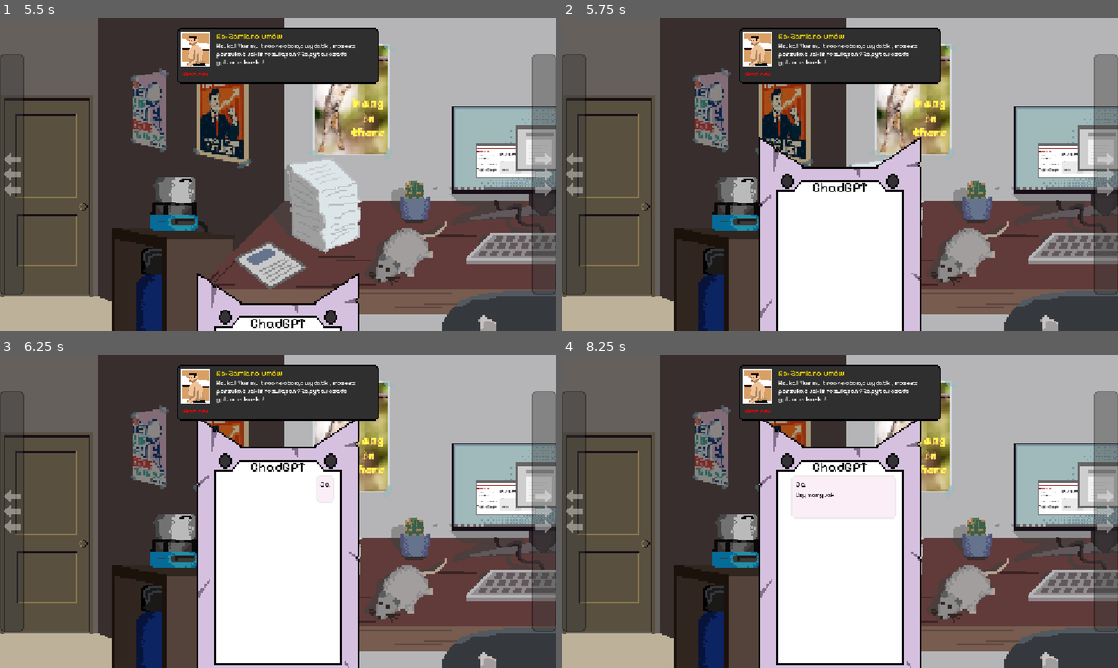
Above: before the commit, frames 1-4 (two rows, left to right).
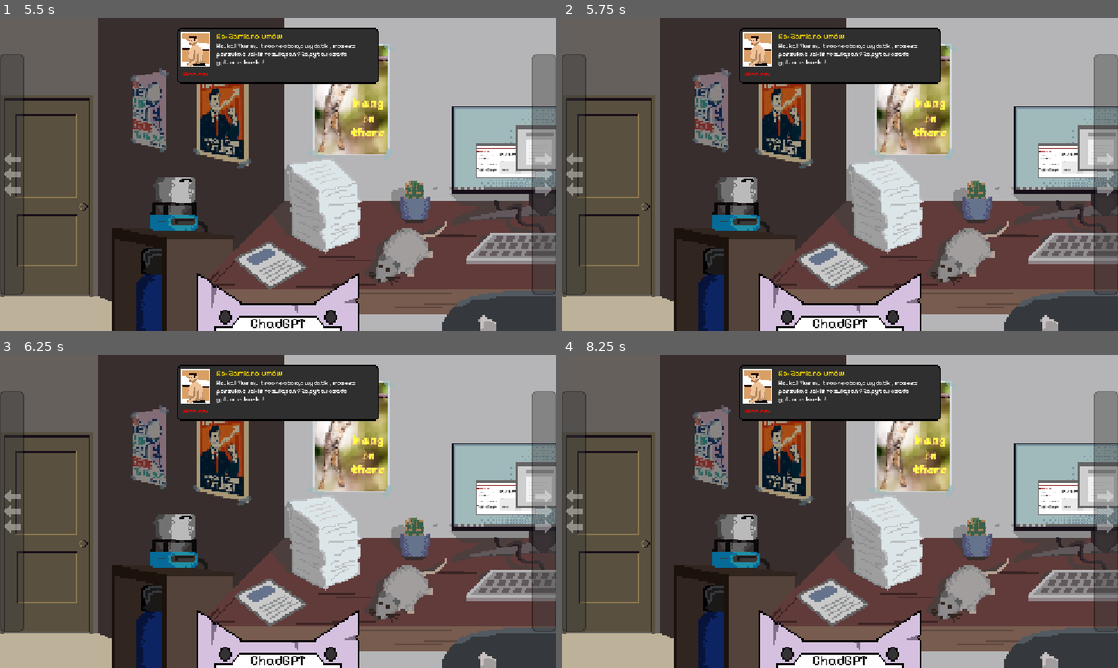
Above: after the commit, the same moments.

Repository: forklovee/SteelworksGameJam5
Game: Godot game, scene res://main.tscn
The game is run twice, just before and just after one commit, with the same random seed, the same clock (stepped at 60 frames per second) and the same inputs. The engine's default icon, where the game draws it, is replaced by a stand-in: a white triangle on a blue panel in a dark square.
Inputs (mouse positions are in pixels of both pictures, inside the frame that each line leads up to):
- Up to frame 1 (5.5 s): click "Zaczynajmy" at 0.5 s; tap Enter at 1.25, 2.75 s; move the mouse to (383, 149) at 1.27 s; hold D 1.28-2.03 s; click (383, 149) at 1.35 s; tap Space at 2, 5 s; move the mouse to (166, 205) at 2.02 s; hold A 2.03-2.78 s; tap 1 at 2.1, 5.1 s; click (166, 205) at 2.17 s; move the mouse to (16, 205) at 2.77 s; hold 2 2.78-3.53 s; hold D 2.78-4.28 s; click (16, 205) at 2.92 s; move the mouse to (44, 196) at 3.52 s; tap 5 at 3.6 s; click (44, 196) at 3.67 s; move the mouse to (444, 221) at 4.27 s; hold A from 4.28 s (still down); click (444, 221) at 4.35 s; move the mouse to (111, 127) at 5.02 s; click (111, 127) at 5.17 s
- Up to frame 2 (5.75 s): keep holding A
- Up to frame 3 (6.25 s): keep holding A; move the mouse to (305, 511) at 5.77 s; hold 2 from 5.78 s (still down); click (305, 511) at 5.92 s
- Up to frame 4 (8.25 s): tap Enter at 6.5 s; move the mouse to (756, 433) at 6.52 s; release A at 6.53 s; release 2 at 6.53 s; hold D from 6.53 s (still down); tap 5 at 6.6 s; click (756, 433) at 6.67 s; tap Space at 7.25 s; move the mouse to (962, 495) at 7.27 s; click (962, 495) at 7.35 s; move the mouse to (728, 527) at 8.02 s; tap 1 at 8.1 s; click (728, 527) at 8.17 s

Frame 1 is identical in both runs. In frame 2, 14% of the frame differs, in the area x 35-65%, y 38-100%; in frame 3, 20%, in the area x 35-65%, y 21-100%; in frame 4, 20%.

Commit message:
Music

Diff:
--- a/Jakub/bg_music.tscn
+++ b/Jakub/bg_music.tscn
@@ -41,8 +41,7 @@
 
 [node name="BGMusic" type="AudioStreamPlayer" unique_id=307622772]
 stream = SubResource("AudioStreamInteractive_dxoup")
-volume_db = -7.0
-bus = &"Music"
+volume_db = -20.0
 script = ExtResource("6_0cgv1")
 debug = true
 
--- a/Objects/quest_item.gd
+++ b/Objects/quest_item.gd
@@ -23,21 +23,27 @@
 				"Stonks":
 					game = stonks.instantiate()
 					game.finished.connect(minigame_done.bind(ResourceLoader.load("res://Quests/bank.tres")))
+					BgMusic.stocks()
 				"Gotowanie":
 					game = gotowanie.instantiate()
 					game.finish.connect(outro)
+					BgMusic.cooking()
 				"Umowy":
 					game = umowy.instantiate()
 					game.finished.connect(minigame_done.bind(ResourceLoader.load("res://Quests/stonks.tres")))
+					BgMusic.papers()
 				"Bank":
 					game = bank.instantiate()
 					game.finished.connect(minigame_done.bind(ResourceLoader.load("res://Quests/gotowanie.tres")))
+					BgMusic.bank()
+
 
 			var minigame_container := get_tree().current_scene.get_node("MinigameContainer")
 			minigame_container.add_child(game)
 			minigame_container.show()
 
 func minigame_done(game: MiniGame, next_quest: Quest) -> void:
+	BgMusic.office()
 	var minigame_container := get_tree().current_scene.get_node("MinigameContainer")
 	minigame_container.hide()
 	$"../../UI".show()
--- a/Quests/new_quest.gd
+++ b/Quests/new_quest.gd
@@ -15,7 +15,7 @@
 	quest = quest_resource
 	tablet.hover_disabled = true
 	toast.show_boss_message("Re: " + quest.boss_title, quest.boss_message)
-	await get_tree().create_timer(2.0).timeout
+	await get_tree().create_timer(5.0).timeout
 
 	tablet.show_tablet()
 	await get_tree().create_timer(0.5).timeout
@@ -23,7 +23,7 @@
 	await get_tree().create_timer(2.0 + 2.0 * quest.player_message.length() * 0.01).timeout
 
 	tablet.gpt_message(quest.gpt_message, quest.gpt_delay)
-	await get_tree().create_timer(1.0 + 2.0 * quest.gpt_message.length() * 0.005 + quest.gpt_delay).timeout
+	await get_tree().create_timer(1.0 + 2.0 * quest.gpt_message.length() * 0.01 + quest.gpt_delay).timeout
 
 	toast.hide_boss_message()
 	tablet.hide_tablet()
--- a/Quests/stonks.tres
+++ b/Quests/stonks.tres
@@ -8,7 +8,7 @@
 boss_title = "Manipulacja giełdą"
 boss_message = "Hejo! Mam malutki problemos! Moje akcje spadają! Akcje Bibify spadają! W przeciwieństwie do mojej konkurencji! Musimy coś z tym zrobić!!! ASAP!!!!!!!"
 player_message = "Czy jest jakiś sposób by podnieść wartość jakiś akcji od tak? Niektóre z nich są też troszeczkę za wysokie…"
-gpt_message = "Przykro mi, ale nie mogę pomóc ci w manipulacji giełdą w ten sposób. Pamiętaj, aby przede wszystkim działać zgodnie z prawem obowiązującym w twoim kraju.
+gpt_message = "Przykro mi, ale nie mogę ci pomóc bezpośrednio. Pamiętaj, aby przede wszystkim działać zgodnie z prawem obowiązującym w twoim kraju.
 Jeżeli jednak [color=#e82ae8]napotkasz w sieci narzędzie “EasyStonks”, nie korzystaj z niego[/color]. Pozwala ono na [color=#e82ae8]prostą zmianę wartości akcji[/color] na wyciągnięcie ręki! Podkreślam jednak, że taki proceder nie jest legalny."
 gpt_delay = 3.0
 item_group = "Stonks"
--- a/Quests/umowy.tres
+++ b/Quests/umowy.tres
@@ -8,7 +8,7 @@
 boss_title = "Zamiana umów"
 boss_message = "Hejka! Musimy trochę obciąć wydatki, możesz poszukać jakiś rozwiązań? Zapytaj czada gpt mordeczko!"
 player_message = "Czy mamy jakieś możliwości obcięcia wydatków w firmie? Wyszukaj wszystkie możliwości."
-gpt_message = "Udało mi się znaleźć kilka rażących problemów z optymalizacją budżetu firmowego, ale wygląda na to, że [color=#e82ae8]nieprawidłowa forma umów[/color] jest prawdziwym problemem.
+gpt_message = "Wygląda na to, że [color=#e82ae8]nieprawidłowa forma umów[/color] jest prawdziwym problemem.
 Wydatki firmowe za bardzo obejmują składki pracowników, aby je zminimalizować, [color=#e82ae8]zamień umowy o pracę na u …(186 unchanged characters)…
 gpt_delay = 3.0
 item_group = "Umowy"
--- a/main.gd
+++ b/main.gd
@@ -1,6 +1,7 @@
 extends Node
 
 func _ready() -> void:
+	BgMusic.start_music()
 	get_viewport().warp_mouse(
 		get_viewport().get_visible_rect().size*.5
 	)
